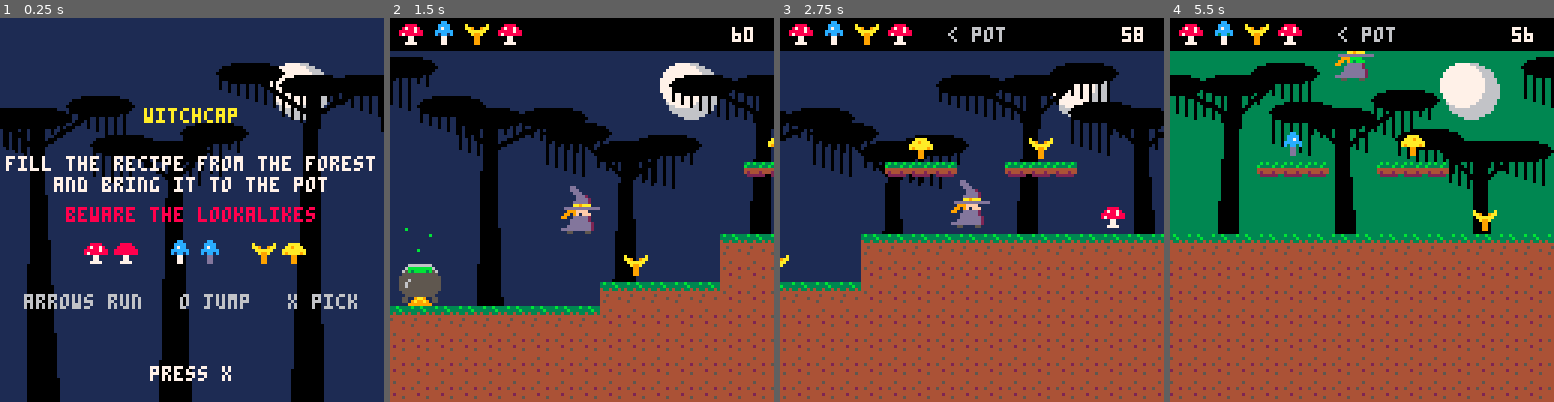
Above: before the commit, frames 1-4 (left to right).
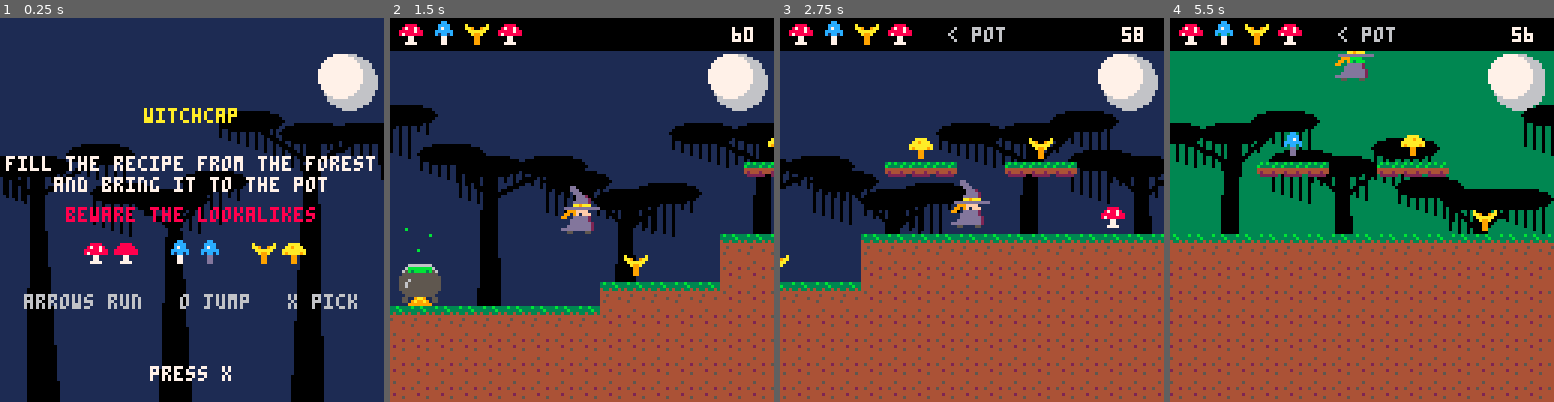
Above: after the commit, the same moments.

Repository: drachis/carts
Game: PICO-8 cartridge proj/witchcap/tests/test_boot.p8
Same seed, same stepped clock (60 frames per second), same inputs: the game is played once before the commit and once after it.
Inputs:
- Up to frame 1 (0.25 s): no input
- Up to frame 2 (1.5 s): tap X (X key) at 0.33, 1.07 s; tap O (Z key) at 0.7 s
- Up to frame 3 (2.75 s): hold Right 1.6-2.1 s; tap O (Z key) at 1.7, 2.1, 2.5 s; tap X (X key) at 1.85 s; hold Up 2.15-2.42 s; hold Right from 2.47 s (still down)
- Up to frame 4 (5.5 s): tap O (Z key) every 0.4 s from 2.9 to 5.3 s; tap X (X key) at 2.97, 4.08, 5.2 s; release Right at 3.03 s; hold Left 3.08-3.58 s; hold Down 3.63-3.97 s; hold Right 4.02-4.68 s; hold Up 4.73-5.03 s; hold Left from 5.08 s (still down)

The runs differ from the first frame. In frame 1, 17% of the frame differs, in the area x 0-100%, y 9-95%; in frame 2, 18%; in frame 3, 18%; in frame 4, 19%, in the area x 0-100%, y 9-57%.

Commit message:
witchcap: the moon is the clock, waning from full to a sliver as the time runs out; it hangs in the corner above lower trees, and the hut settles to the witch's left, clear of it (2021 tokens)
Co-Authored-By: Claude Opus 5.5 <noreply@anthropic.com>

Diff:
--- a/proj/witchcap/forest.lua
+++ b/proj/witchcap/forest.lua
@@ -78,11 +78,16 @@
  draw_moss(crown,top-2,seed)
 end
 
-function draw_backdrop(camera_x)
- circfill(100,24,9,6)
- circfill(97,22,7,7)
+-- the moon is the clock: `moon` is the share of the time left, 1 a full
+-- moon and 0 a new one, as the night's shadow slides across it and leaves
+-- the bright edge till last. it hangs in the corner, above the trees and
+-- to the right of where the hut settles.
+function draw_backdrop(camera_x,moon)
+ circfill(116,21,9,6)
+ circfill(113,19,7,7)
+ circfill(116+moon*21,21,10,1)
  for tree=1,17 do
-  draw_tree(tree*44-30-camera_x\2,24+tree%3*11,tree)
+  draw_tree(tree*44-30-camera_x\2,40+tree%3*11,tree)
  end
 end
 
--- a/proj/witchcap/hut.lua
+++ b/proj/witchcap/hut.lua
@@ -16,8 +16,8 @@
 
 function update_hut()
  -- slower than the witch: she leaves it behind and it catches her up
- -- while she picks
- hut.x+=mid(-hut_speed,(witch.x-hut.x)/60,hut_speed)
+ -- while she picks. it settles a little to her left, clear of the moon
+ hut.x+=mid(-hut_speed,(witch.x-24-hut.x)/60,hut_speed)
  for number,foot in ipairs(hut.feet) do
   local behind=hut.x+foot.home-foot.x
   if foot.step>0 then
--- a/proj/witchcap/main.lua
+++ b/proj/witchcap/main.lua
@@ -60,7 +60,7 @@
 
 function draw_title()
  cls(1)
- draw_backdrop(0)
+ draw_backdrop(0,1)
  print_centred("witchcap",30,10)
  print_centred("fill the recipe from the forest",46,7)
  print_centred("and bring it to the pot",53,7)
@@ -129,7 +129,7 @@
  end
  camera_x=mid(0,camera_x,896)
  cls(1)
- draw_backdrop(camera_x)
+ draw_backdrop(camera_x,frames_left/60/level_seconds)
  draw_hut(camera_x)
  camera(camera_x)
  draw_forest()
--- a/proj/witchcap/tests/test_forest.lua
+++ b/proj/witchcap/tests/test_forest.lua
@@ -80,9 +80,11 @@
   new_recipe()
   reset_witch()
   reset_hut()
-  frames_left,mode=3600,"play"
+  mode="play"
   for screen=0,3 do
    witch.x=64+screen*128
+   -- and the moon at four ages, from full to nearly gone
+   frames_left=3600-screen*1100
    game_draw()
    dump_screen("forest_"..screen)
   end
--- a/proj/witchcap/tests/test_witch.lua
+++ b/proj/witchcap/tests/test_witch.lua
@@ -125,7 +125,7 @@
   end,
   check=function()
    dump_screen("hut")
-   return abs(witch.x-hut.x)<8,"hut "..witch.x-hut.x.." pixels away"
+   return abs(witch.x-24-hut.x)<8,"hut "..witch.x-hut.x.." pixels to her left"
   end,
  },
  {
